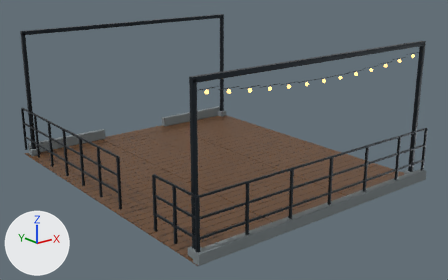
What one commit did to the Blender file assets/blender/rooftop-terrace/rooftop-terrace.blend.
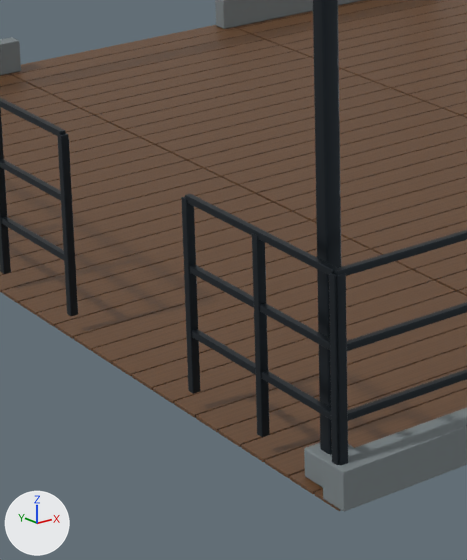
The first picture shows the older version from a camera (50 mm lens) standing at (-8.1, -10.53, 4.75) and looking at (0.04, -0.36, 0.69). The close-ups show the older and then the newer version on the part from 22% to 52% of the width and 42% to 100% of the height of that picture. Only the edits that show in the close-ups are written down. Every picture has the same lights, and +X, +Y and +Z are marked at lower left.

The first close-up shows 'Deck plank.057', 'Deck plank.060', 'Deck plank.066', 'Deck plank.072', 'Deck plank.075', 'Deck plank.078', 'Deck plank.081', 'Deck plank.084', 'Deck plank.087', 'Deck plank.090', 'Front parapet footing', 'Lighting mast.001' and 85 more.
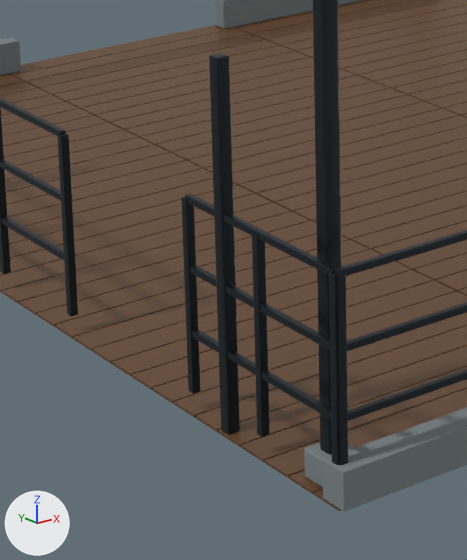
Pixel boxes (x1, y1, x2, y2) of what changed, in the close-ups (467 x 560 px):
```json
{"object": "Fixture support.001", "change": "added", "after": [209, 53, 240, 434]}
```

The change, as JSON lines over the scene's bpy script:
```json
{"op": "add", "block": "me_cube_133_1", "code": ["me_cube_133_1 = bpy.data.meshes.new('Cube.133')", "me_cube_133_1.from_pydata(...)  # a box spanning x -0.04..0.04, y -0.04..0.04, z -0.95..0.95", "me_cube_133_1.materials.append(mat_steel)  # dark grey #2d353b"]}
{"op": "add", "block": "ob_fixture_support_001", "code": ["ob_fixture_support_001 = bpy.data.objects.new('Fixture support.001', me_cube_133_1)", "ob_fixture_support_001.parent = ob_rooftopterrace", "ob_fixture_support_001.location = (-2.95, -2.55, 0.95)", "_m = ob_fixture_support_001.modifiers.new('Rounded joinery', 'BEVEL')", "_m.width = 0.008", "_m.width_pct = 0.008", "_m.segments = 2", "_m = ob_fixture_support_001.modifiers.new('Weighted normals', 'WEIGHTED_NORMAL')"]}
```
